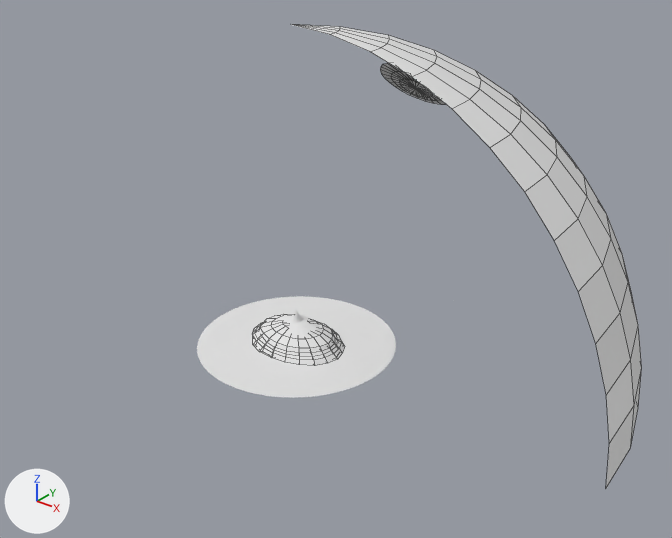
The Blender file ArtSource/Meadow/Meadow.blend, before and after one commit.
Both versions are drawn from a camera (50 mm lens) standing at (64.9, -73.6, 57.3) and looking at (5.2, 1.1, 11.0). Lighting does not change. The marker at lower left points along +X, +Y and +Z. The older version comes first. Mesh edges are drawn as thin lines on the coarser meshes.

Script lines for the objects in view, before the commit:
```python
me_meadow_grounds3_0 = bpy.data.meshes.new('Meadow_GroundS3_0')
me_meadow_grounds3_0.from_pydata(...)  # 45 vertices, 32 faces; spans x 6.36..12.0, y 0.0..8.49, z 0.0
me_meadow_grounds3_7 = bpy.data.meshes.new('Meadow_GroundS3_7')
me_meadow_grounds3_7.from_pydata(...)  # 45 vertices, 32 faces; spans x 6.36..12.0, y -8.49..0.0, z 0.0
me_meadow_hill0 = bpy.data.meshes.new('Meadow_Hill0')
me_meadow_hill0.from_pydata(...)  # 182 vertices, 200 faces; spans x -6.17..6.34, y -4.6..4.76, z 0.0..1.8
me_meadow_hill0.materials.append(mat_bake_010)  # white #e7e7e7
ob_meadow_grounds3_0 = bpy.data.objects.new('Meadow_GroundS3_0', me_meadow_grounds3_0)
ob_meadow_grounds3_0.location = (0.0, 0.0, 0.0)
ob_meadow_grounds3_7 = bpy.data.objects.new('Meadow_GroundS3_7', me_meadow_grounds3_7)
ob_meadow_grounds3_7.location = (0.0, 0.0, 0.0)
ob_meadow_hill0 = bpy.data.objects.new('Meadow_Hill0', me_meadow_hill0)
ob_meadow_hill0.location = (0.0, 0.0, 0.0)
# also in view: 'Meadow_GroundS3_4' at (-9.2, -4.2, 0.0); 'Meadow_GroundS3_2' at (-4.2, 9.2, 0.0); 'Meadow_SkyWedge' at (20.0, 14.1, 18.0); 'Meadow_Sun' at (0.0, 24.2, 26.8); 'Meadow_Hill2' at (0.0, 0.0, 1.3)
```
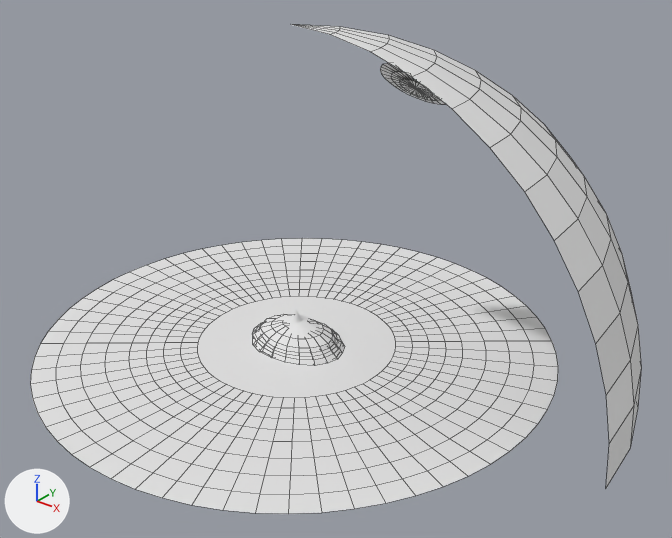
Boxes (x1, y1, x2, y2) around the edits, measured in the pictures (672 x 538 px):
'Meadow_GroundS5_6', added
    after: (90, 417, 322, 514)
'Meadow_GroundS5_7', added
    after: (311, 400, 525, 512)
'Meadow_GroundS5_5', added
    after: (30, 352, 174, 467)
'Meadow_GroundS5_0', added
    after: (436, 328, 558, 438)
'Meadow_GroundS5_4', added
    after: (35, 272, 183, 357)
'Meadow_GroundS5_1', added
    after: (394, 258, 545, 333)
'Meadow_GroundS4_6', added
    after: (174, 385, 311, 441)
'Meadow_GroundS4_7', added
    after: (305, 375, 435, 441)
'Meadow_GroundS5_3', added
    after: (130, 239, 286, 295)
'Meadow_GroundS5_2', added
    after: (282, 238, 437, 284)
'Meadow_GroundS4_5', added
    after: (129, 348, 227, 416)
'Meadow_GroundS4_0', added
    after: (377, 333, 463, 400)
'Meadow_GroundS4_4', added
    after: (129, 295, 226, 352)
'Meadow_GroundS4_1', added
    after: (358, 284, 458, 337)
'Meadow_GroundS4_3', added
    after: (184, 271, 290, 312)
'Meadow_GroundS4_2', added
    after: (287, 270, 392, 306)

Edits to the bpy script that builds the scene:
```text
Add ob_meadow_grounds5_7:
    ob_meadow_grounds5_7 = bpy.data.objects.new('Meadow_GroundS5_7', me_meadow_grounds5_7)  # 45 vertices, 32 faces; spans x 14.1..31.0, y -21.9..0.0, z 0.0
    ob_meadow_grounds5_7.location = (0.0, 0.0, 0.0)
Add ob_meadow_grounds5_6:
    ob_meadow_grounds5_6 = bpy.data.objects.new('Meadow_GroundS5_6', me_meadow_grounds5_6)  # 45 vertices, 32 faces; spans x 0.0..21.9, y -31.0..-14.1, z 0.0
    ob_meadow_grounds5_6.location = (0.0, 0.0, 0.0)
Add ob_meadow_grounds5_5:
    ob_meadow_grounds5_5 = bpy.data.objects.new('Meadow_GroundS5_5', me_meadow_grounds5_5)  # 45 vertices, 32 faces; spans x -21.9..0.0, y -31.0..-14.1, z 0.0
    ob_meadow_grounds5_5.location = (0.0, 0.0, 0.0)
Add ob_meadow_grounds5_4:
    ob_meadow_grounds5_4 = bpy.data.objects.new('Meadow_GroundS5_4', me_meadow_grounds5_4)  # 45 vertices, 32 faces; spans x -31.0..-14.1, y -21.9..0.0, z 0.0
    ob_meadow_grounds5_4.location = (0.0, 0.0, 0.0)
Add ob_meadow_grounds5_3:
    ob_meadow_grounds5_3 = bpy.data.objects.new('Meadow_GroundS5_3', me_meadow_grounds5_3)  # 45 vertices, 32 faces; spans x -31.0..-14.1, y 0.0..21.9, z 0.0
    ob_meadow_grounds5_3.location = (0.0, 0.0, 0.0)
Add ob_meadow_grounds5_2:
    ob_meadow_grounds5_2 = bpy.data.objects.new('Meadow_GroundS5_2', me_meadow_grounds5_2)  # 45 vertices, 32 faces; spans x -21.9..0.0, y 14.1..31.0, z 0.0
    ob_meadow_grounds5_2.location = (0.0, 0.0, 0.0)
Add ob_meadow_grounds5_1:
    ob_meadow_grounds5_1 = bpy.data.objects.new('Meadow_GroundS5_1', me_meadow_grounds5_1)  # 45 vertices, 32 faces; spans x 0.0..21.9, y 14.1..31.0, z 0.0
    ob_meadow_grounds5_1.location = (0.0, 0.0, 0.0)
Add ob_meadow_grounds5_0:
    ob_meadow_grounds5_0 = bpy.data.objects.new('Meadow_GroundS5_0', me_meadow_grounds5_0)  # 45 vertices, 32 faces; spans x 14.1..31.0, y 0.0..21.9, z 0.0
    ob_meadow_grounds5_0.location = (0.0, 0.0, 0.0)
Add ob_meadow_grounds4_7:
    ob_meadow_grounds4_7 = bpy.data.objects.new('Meadow_GroundS4_7', me_meadow_grounds4_7)  # 45 vertices, 32 faces; spans x 8.49..20.0, y -14.14..0.0, z 0.0
    ob_meadow_grounds4_7.location = (0.0, 0.0, 0.0)
Add ob_meadow_grounds4_6:
    ob_meadow_grounds4_6 = bpy.data.objects.new('Meadow_GroundS4_6', me_meadow_grounds4_6)  # 45 vertices, 32 faces; spans x 0.0..14.14, y -20.0..-8.49, z 0.0
    ob_meadow_grounds4_6.location = (0.0, 0.0, 0.0)
Add ob_meadow_grounds4_5:
    ob_meadow_grounds4_5 = bpy.data.objects.new('Meadow_GroundS4_5', me_meadow_grounds4_5)  # 45 vertices, 32 faces; spans x -14.14..0.0, y -20.0..-8.49, z 0.0
    ob_meadow_grounds4_5.location = (0.0, 0.0, 0.0)
Add ob_meadow_grounds4_4:
    ob_meadow_grounds4_4 = bpy.data.objects.new('Meadow_GroundS4_4', me_meadow_grounds4_4)  # 45 vertices, 32 faces; spans x -20.0..-8.49, y -14.14..0.0, z 0.0
    ob_meadow_grounds4_4.location = (0.0, 0.0, 0.0)
Add ob_meadow_grounds4_3:
    ob_meadow_grounds4_3 = bpy.data.objects.new('Meadow_GroundS4_3', me_meadow_grounds4_3)  # 45 vertices, 32 faces; spans x -20.0..-8.49, y 0.0..14.14, z 0.0
    ob_meadow_grounds4_3.location = (0.0, 0.0, 0.0)
Add ob_meadow_grounds4_2:
    ob_meadow_grounds4_2 = bpy.data.objects.new('Meadow_GroundS4_2', me_meadow_grounds4_2)  # 45 vertices, 32 faces; spans x -14.14..0.0, y 8.49..20.0, z 0.0
    ob_meadow_grounds4_2.location = (0.0, 0.0, 0.0)
Add ob_meadow_grounds4_1:
    ob_meadow_grounds4_1 = bpy.data.objects.new('Meadow_GroundS4_1', me_meadow_grounds4_1)  # 45 vertices, 32 faces; spans x 0.0..14.14, y 8.49..20.0, z 0.0
    ob_meadow_grounds4_1.location = (0.0, 0.0, 0.0)
Add ob_meadow_grounds4_0:
    ob_meadow_grounds4_0 = bpy.data.objects.new('Meadow_GroundS4_0', me_meadow_grounds4_0)  # 45 vertices, 32 faces; spans x 8.49..20.0, y 0.0..14.14, z 0.0
    ob_meadow_grounds4_0.location = (0.0, 0.0, 0.0)
```
